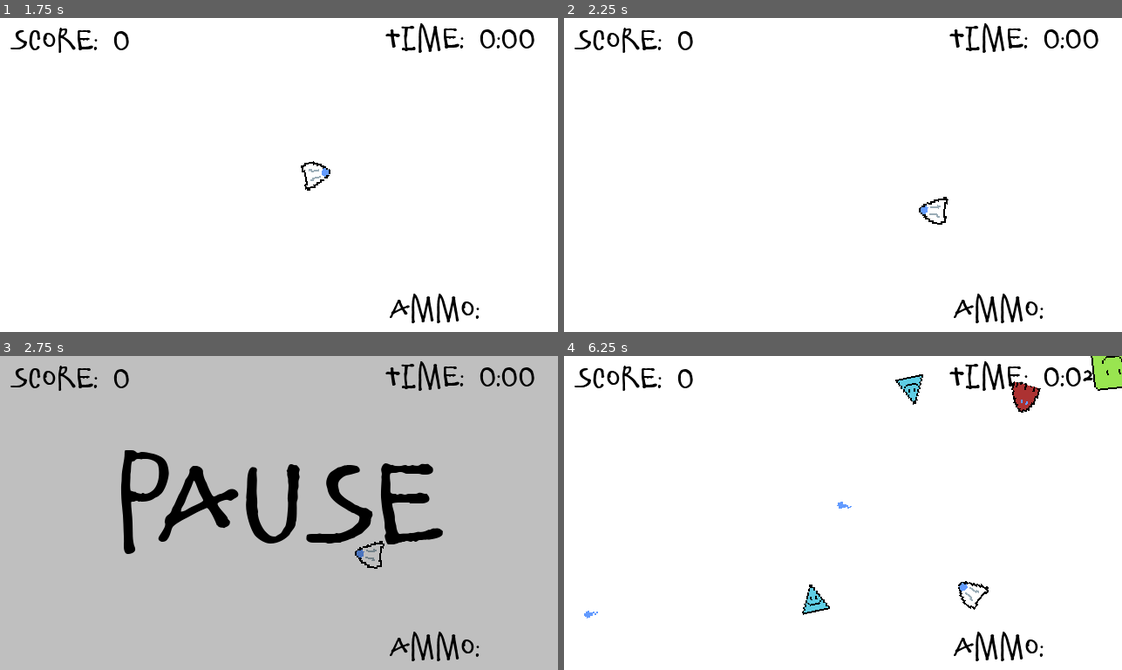
Above: before the commit, frames 1-4 (two rows, left to right).
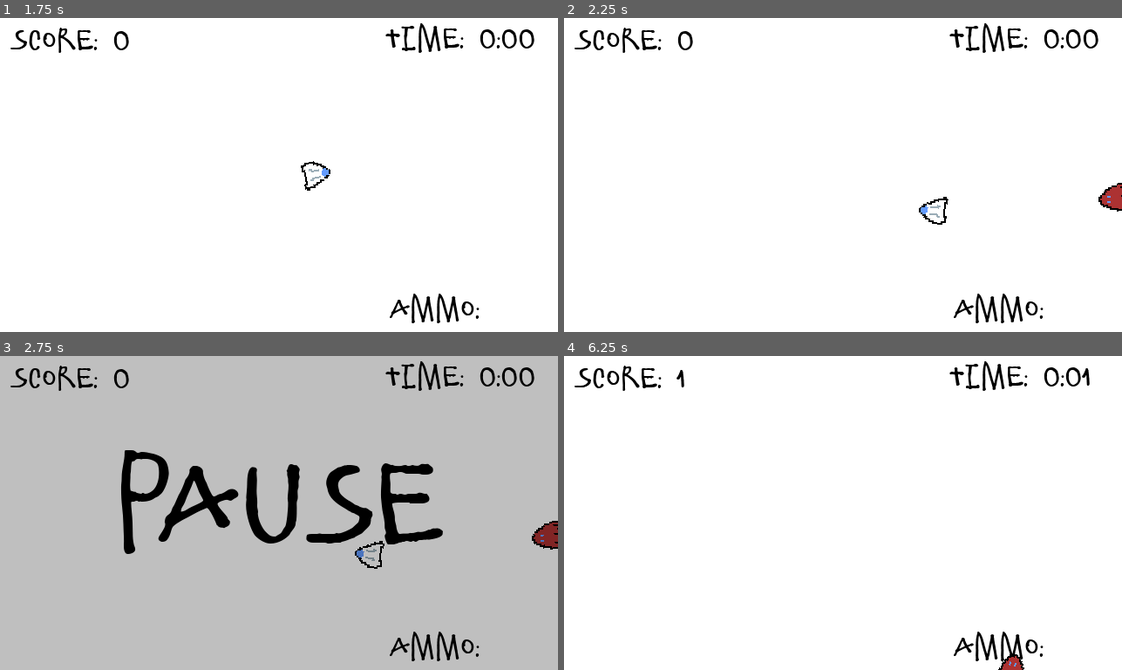
Above: after the commit, the same moments.

Repository: qbradq/gwj44
Game: Godot game, scene res://Scenes/Menu.tscn
The game is run twice, just before and just after one commit, with the same random seed, the same clock (stepped at 60 frames per second) and the same inputs. Sound files missing from this copy of the repository are replaced by a short silence.
Inputs (mouse positions are in pixels of both pictures, inside the frame that each line leads up to):
- Up to frame 1 (1.75 s): click (111, 303) at 0.5 s; tap Enter (ui_accept) at 1.25, 1.52 s; move the mouse to (401, 159) at 1.27 s; hold Right (ui_right) from 1.28 s (still down); click (401, 159) at 1.42 s
- Up to frame 2 (2.25 s): move the mouse to (731, 190) at 2.02 s; release Right (ui_right) at 2.03 s; hold Down (ui_down) from 2.03 s (still down)
- Up to frame 3 (2.75 s): keep holding Down (ui_down); tap Enter (ui_accept) at 2.27 s
- Up to frame 4 (6.25 s): tap Enter (ui_accept) at 2.75, 3.77, 4.25, 4.52, 5, 5.27, 5.75 s; move the mouse to (898, 443) at 2.77 s; release Down (ui_down) at 2.78 s; hold Right (ui_right) 2.78-3.53 s; move the mouse to (815, 575) at 3.52 s; hold Up (ui_up) 3.53-4.28 s; click (815, 575) at 3.67 s; move the mouse to (1010, 560) at 4.27 s; hold Left (ui_left) 4.28-5.78 s; move the mouse to (675, 465) at 5.02 s; move the mouse to (870, 513) at 5.77 s; hold Down (ui_down) from 5.78 s (still down); click (870, 513) at 5.92 s

Frame 1 is identical in both runs. In frame 2, 0.3% of the frame differs, in the area x 95-100%, y 52-62%; in frame 3, 0.3%; in frame 4, 1.9%, in the area x 3-100%, y 0-100%.

Commit message:
Refactored Spawner, progessive spawn

Diff:
--- a/Scenes/Level/Level.tscn
+++ b/Scenes/Level/Level.tscn
@@ -6,6 +6,8 @@
 [ext_resource path="res://Scenes/Level/Level.gd" type="Script" id=4]
 [ext_resource path="res://Scenes/Level/Pause.gd" type="Script" id=5]
 [ext_resource path="res://Fonts/Score.tres" type="DynamicFont" id=6]
+[ext_resource path="res://Scenes/Enemy/Zipper.tscn" type="PackedScene" id=7]
+[ext_resource path="res://Scenes/Enemy/Goober.tscn" type="PackedScene" id=8]
 
 [node name="Level" type="Node2D"]
 script = ExtResource( 4 )
@@ -18,8 +20,6 @@
 position = Vector2( 160, 90 )
 
 [node name="AudioTemp" type="Node" parent="."]
-
-[node name="Spawner" parent="." instance=ExtResource( 3 )]
 
 [node name="ScoreLabel" type="Label" parent="."]
 margin_left = 6.0
@@ -76,4 +76,16 @@
 custom_fonts/font = ExtResource( 2 )
 text = "PAUSE"
 
+[node name="Spawners" type="Node2D" parent="."]
+
+[node name="Bugoid" parent="Spawners" instance=ExtResource( 3 )]
+
+[node name="Goober" parent="Spawners" instance=ExtResource( 3 )]
+enemy_scene = ExtResource( 8 )
+spawn_delay = 20.0
+
+[node name="Zipper" parent="Spawners" instance=ExtResource( 3 )]
+enemy_scene = ExtResource( 7 )
+spawn_delay = 40.0
+
 [connection signal="timeout" from="AfterDeathTimer" to="." method="_on_AfterDeathTimer_timeout"]
--- a/Scenes/Level/Spawner.gd
+++ b/Scenes/Level/Spawner.gd
@@ -1,24 +1,29 @@
 extends Node2D
 
-var enemy_scenes = [
-	preload("res://Scenes/Enemy/Bugoid.tscn"),
-	preload("res://Scenes/Enemy/Goober.tscn"),
-	preload("res://Scenes/Enemy/Zipper.tscn")
-]
+#var enemy_scenes = [
+#	preload("res://Scenes/Enemy/Bugoid.tscn"),
+#	preload("res://Scenes/Enemy/Goober.tscn"),
+#	preload("res://Scenes/Enemy/Zipper.tscn")
+#]
 
-var spawn_cooldown:float = 0.5
+export var enemy_scene:PackedScene = preload("res://Scenes/Enemy/Bugoid.tscn")
+export var spawn_interval:float = 1.0
+export var spawn_delay:float = 0.0
+
 var spawn_time:float
+
+func _ready():
+	spawn_time = spawn_delay
 
 func _physics_process(delta):
 	while spawn_time <= 0:
-		spawn_time += spawn_cooldown
+		spawn_time += spawn_interval
 		spawn()
 	spawn_time -= delta
 
 func spawn():
 	var rot = rand_range(0.0, 2*PI)
 	var ofs:Vector2 = (Vector2.RIGHT * 200.0).rotated(rot)
-	var enemy_scene = enemy_scenes[randi() % enemy_scenes.size()]
 	var enemy:Area2D = enemy_scene.instance()
 	enemy.global_position = global_position + ofs
-	get_parent().add_child(enemy)
+	get_parent().get_parent().add_child(enemy)
Not shown: 1 places in Scenes/Level/Level.tscn that only renumber resources
